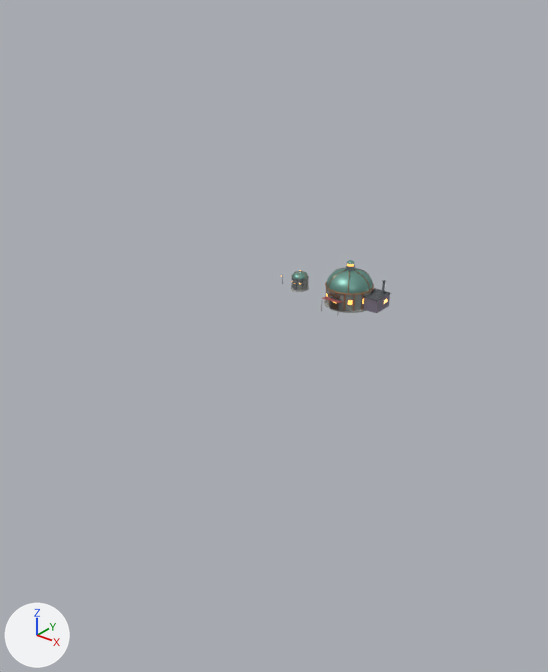
What one commit did to the Blender file art/source/anjabi_props.blend.
Rendered twice from a camera (50 mm lens) standing at (115.0, -155.0, 78.9) and looking at (34.6, -54.5, 16.6). The axes (+X, +Y, +Z) are drawn at lower left. The lights are the same throughout. The first picture is the older version.

The first picture shows 'tavern' and 1 more.
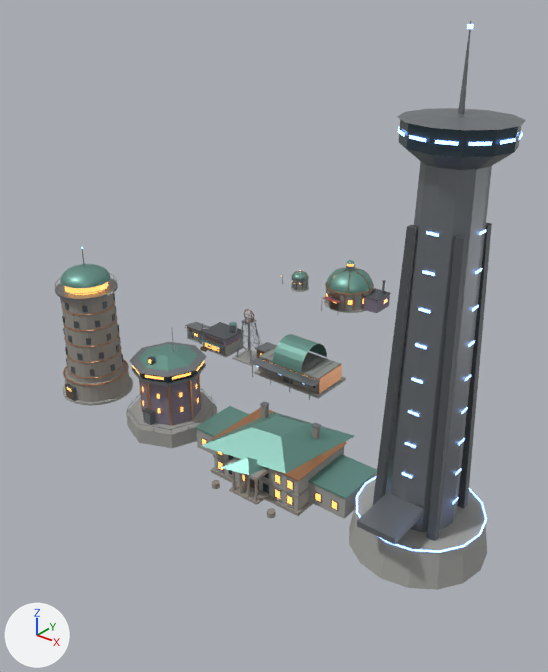
The newer file is also turned or shifted as a whole; pictures and numbers use the older file's frame.

The change, as a diff of the scene's bpy script:
```diff
--- a/art/source/anjabi_props.blend.py
+++ b/art/source/anjabi_props.blend.py
@@ ob_imperial_tower @@
+ob_imperial_tower = bpy.data.objects.new('imperial_tower', me_cone_009)  # 672 vertices, 504 faces; spans x -10.5..10.5, y -13.0..10.5, z -3.0..70.6; in mat_concrete (grey #a2a29e), mat_blue_glow (blue #95bcff, glowing blue #89b3ff), mat_steel (grey #898e93), mat_panel_dark (dark grey #616569), mat_dark_glass (dark blue #3f5059)
+ob_imperial_tower.location = (75.0, -70.0, 3.0)
@@ ob_estate @@
+ob_estate = bpy.data.objects.new('estate', me_cube_330)  # 656 vertices, 468 faces; spans x -16.2..16.2, y -11.3..9.4, z -0.3..10.3; in mat_stone (grey #959089), mat_concrete (grey #a2a29e), mat_copper_raw (orange #c48b65), mat_copper_oxide (cyan #73a297), mat_panel_dark (dark grey #616569), mat_window_glow (orange #f3b361, glowing orange #ffad59), mat_dark_glass (dark blue #3f5059), mat_timber (brown #65503f), mat_steel (grey #898e93)
+ob_estate.location = (48.0, -70.0, 0.3)
@@ ob_guard_tower @@
+ob_guard_tower = bpy.data.objects.new('guard_tower', me_cylinder_057)  # 652 vertices, 468 faces; spans x -8.6..8.6, y -8.6..8.6, z -1.5..19.0; in mat_concrete (grey #a2a29e), mat_steel (grey #898e93), mat_panel_violet (grey #817989), mat_copper_raw (orange #c48b65), mat_window_glow (orange #f3b361, glowing orange #ffad59), mat_panel_dark (dark grey #616569), mat_dark_glass (dark blue #3f5059), mat_copper_oxide (cyan #73a297)
+ob_guard_tower.location = (22.0, -70.0, 1.5)
@@ ob_tion_tower @@
+ob_tion_tower = bpy.data.objects.new('tion_tower', me_cylinder_029)  # 2437 vertices, 2058 faces; spans x -7.2..7.2, y -7.2..7.2, z -0.2..30.6; in mat_concrete (grey #a2a29e), mat_stone (grey #959089), mat_panel_dark (dark grey #616569), mat_timber (brown #65503f), mat_window_glow (orange #f3b361, glowing orange #ffad59), mat_copper_raw (orange #c48b65), mat_steel (grey #898e93), mat_copper_oxide (cyan #73a297), mat_blue_glow (blue #95bcff, glowing blue #89b3ff)
+ob_tion_tower.location = (0.0, -70.0, 0.2)
@@ ob_tram_station @@
+ob_tram_station = bpy.data.objects.new('tram_station', me_cube_186)  # 290 vertices, 202 faces; spans x -8.5..8.5, y -6.9..5.0, z -0.2..8.4; in mat_concrete (grey #a2a29e), mat_panel (grey #959b97), mat_copper_raw (orange #c48b65), mat_dark_glass (dark blue #3f5059), mat_window_glow (orange #f3b361, glowing orange #ffad59), mat_copper_oxide (cyan #73a297), mat_steel (grey #898e93), mat_panel_dark (dark grey #616569), mat_blue_glow (blue #95bcff, glowing blue #89b3ff)
+ob_tram_station.location = (30.0, -40.0, 0.2)
@@ ob_headframe @@
+ob_headframe = bpy.data.objects.new('headframe', me_cube_143)  # 488 vertices, 402 faces; spans x -2.75..6.8, y -2.75..3.2, z -0.2..11.74; in mat_concrete (grey #a2a29e), mat_steel (grey #898e93), mat_rust (brown #a67350), mat_panel_dark (dark grey #616569), mat_timber (brown #65503f), mat_window_glow (orange #f3b361, glowing orange #ffad59)
+ob_headframe.location = (16.0, -40.0, 0.2)
@@ ob_shop @@
+ob_shop = bpy.data.objects.new('shop', me_cube_119)  # 248 vertices, 176 faces; spans x -3.7..3.7, y -4.52..3.2, z -0.15..6.08; in mat_concrete (grey #a2a29e), mat_panel (grey #959b97), mat_panel_violet (grey #817989), mat_copper_raw (orange #c48b65), mat_panel_dark (dark grey #616569), mat_window_glow (orange #f3b361, glowing orange #ffad59), mat_steel (grey #898e93), mat_canvas_teal (dark cyan #507c7c), mat_timber (brown #65503f), mat_copper_oxide (cyan #73a297)
+ob_shop.location = (8.0, -40.0, 0.2)
@@ ob_shed @@
+ob_shed = bpy.data.objects.new('shed', me_cube_084)  # 316 vertices, 232 faces; spans x -2.3..2.67, y -1.93..1.85, z -0.1..3.9; in mat_concrete (grey #a2a29e), mat_panel (grey #959b97), mat_panel_dark (dark grey #616569), mat_steel (grey #898e93), mat_copper_raw (orange #c48b65), mat_window_glow (orange #f3b361, glowing orange #ffad59)
+ob_shed.location = (0.0, -40.0, 0.1)
```

Pixel boxes [x1, y1, x2, y2] of what changed, in the pictures (548 x 672 px):
'imperial_tower', added
    after: [349, 21, 526, 590]
    faces in mat_steel (grey #898e93): [357, 21, 526, 545]
    faces in mat_panel_dark (dark grey #616569): [373, 223, 492, 541]
    faces in mat_concrete (grey #a2a29e): [349, 479, 487, 590]
    faces in mat_dark_glass (dark blue #3f5059): [399, 119, 521, 157]
    faces in mat_blue_glow (blue #95bcff, glowing blue #89b3ff): [356, 24, 523, 553]
'estate', added
    after: [195, 401, 377, 519]
    faces in mat_copper_oxide (cyan #73a297): [195, 406, 377, 499]
    faces in mat_concrete (grey #a2a29e): [197, 430, 376, 519]
    faces in mat_stone (grey #959089): [211, 405, 320, 518]
    faces in mat_copper_raw (orange #c48b65): [211, 407, 347, 482]
    faces in mat_window_glow (orange #f3b361, glowing orange #ffad59): [202, 439, 337, 510]
'tion_tower', added
    after: [55, 247, 133, 406]
    faces in mat_stone (grey #959089): [61, 293, 130, 402]
    faces in mat_copper_oxide (cyan #73a297): [60, 264, 111, 288]
    faces in mat_panel_dark (dark grey #616569): [60, 293, 123, 401]
    faces in mat_steel (grey #898e93): [55, 249, 118, 301]
    faces in mat_copper_raw (orange #c48b65): [61, 303, 129, 386]
'guard_tower', added
    after: [126, 329, 217, 448]
    faces in mat_concrete (grey #a2a29e): [126, 392, 217, 448]
    faces in mat_panel_violet (grey #817989): [141, 377, 201, 425]
    faces in mat_steel (grey #898e93): [127, 329, 216, 434]
    faces in mat_copper_oxide (cyan #73a297): [138, 344, 198, 371]
    faces in mat_copper_raw (orange #c48b65): [139, 374, 201, 426]
'tram_station', added
    after: [249, 334, 346, 400]
    faces in mat_copper_oxide (cyan #73a297): [273, 334, 327, 373]
    faces in mat_panel (grey #959b97): [259, 346, 341, 393]
    faces in mat_steel (grey #898e93): [249, 358, 320, 400]
    faces in mat_copper_raw (orange #c48b65): [259, 346, 342, 394]
    faces in mat_concrete (grey #a2a29e): [254, 369, 346, 399]
'shop', added
    after: [199, 322, 244, 357]
    faces in mat_panel_dark (dark grey #616569): [202, 322, 244, 355]
    faces in mat_panel_violet (grey #817989): [202, 332, 243, 347]
    faces in mat_panel (grey #959b97): [203, 339, 243, 356]
'headframe', added
    after: [232, 309, 277, 366]
    faces in mat_steel (grey #898e93): [237, 313, 277, 361]
    faces in mat_concrete (grey #a2a29e): [232, 349, 257, 366]
'shed', added
    after: [185, 322, 210, 343]
    faces in mat_steel (grey #898e93): [185, 322, 210, 339]
